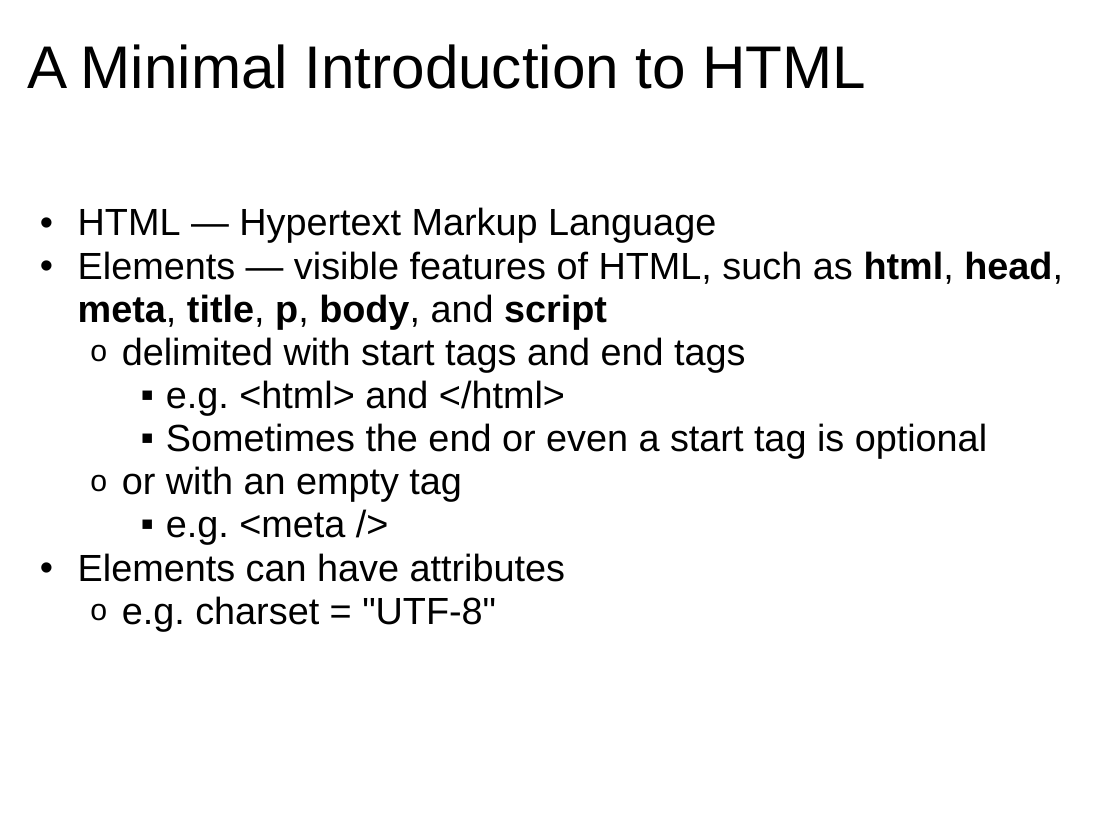
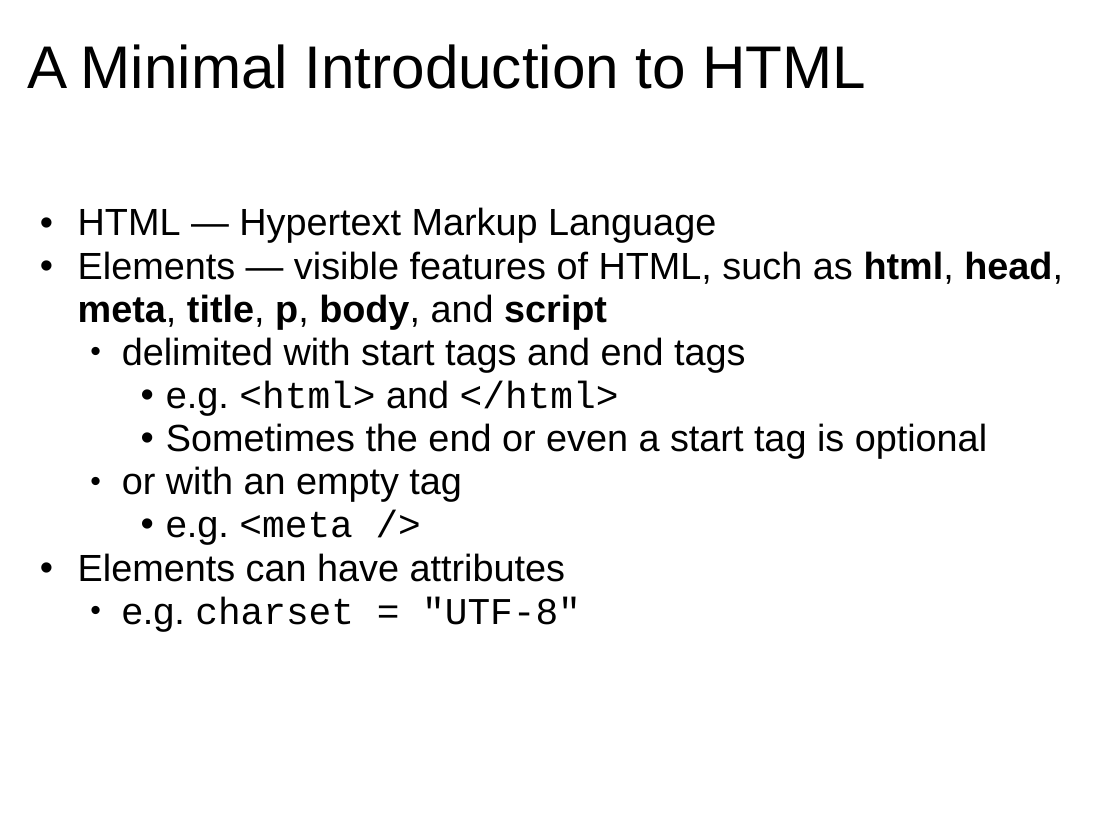
Before and after one commit to dondi/javascript-book, a slide deck: slide 16 of presentations/Chapter_2_Presentation.ppt. Drawn at 1120x840 pixels with LibreOffice and Linux fonts; fonts in the diff are those of the drawing; background and template pictures are left out. Boxes give left, top, right and bottom in pixels: in the first picture for what was removed or moved away, otherwise in the second. Text is boxed around its words. In the diff, an @@ line names an element or a change of style, - is before the commit and + after.

```diff
--- a/presentations/Chapter_2_Presentation.ppt
+++ b/presentations/Chapter_2_Presentation.ppt
@@ text at (122,337,987,631): font Arial to Courier New in "<html> </html>", "<meta />", "charset = "UTF-8""; bullet o to •; bullet ▪ to • @@
```
Also in this commit, not shown: 15 other slides changed.
